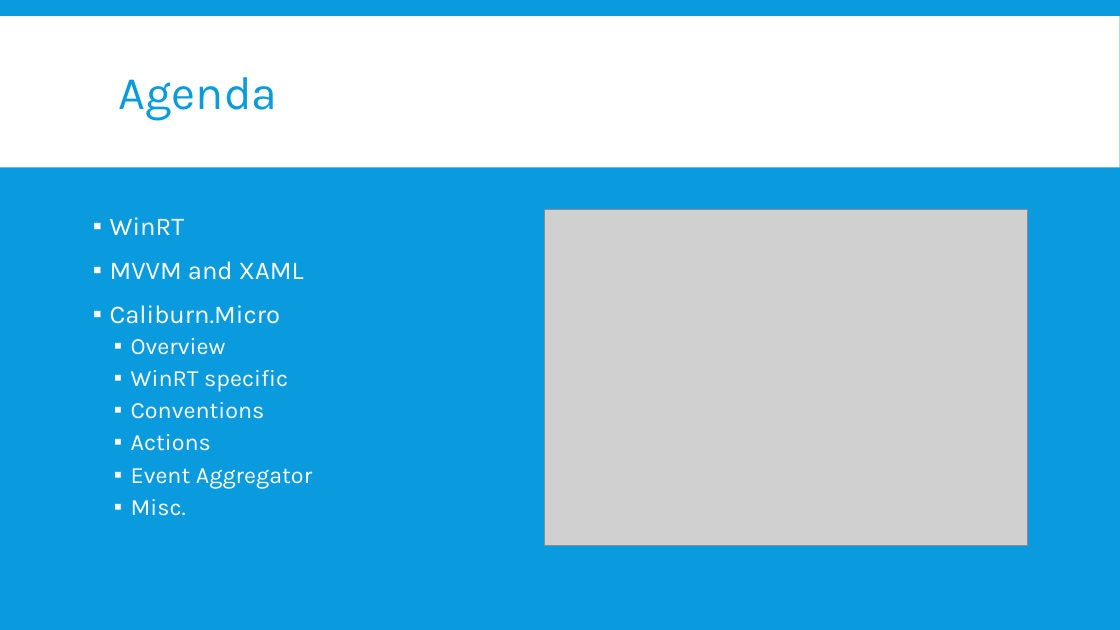
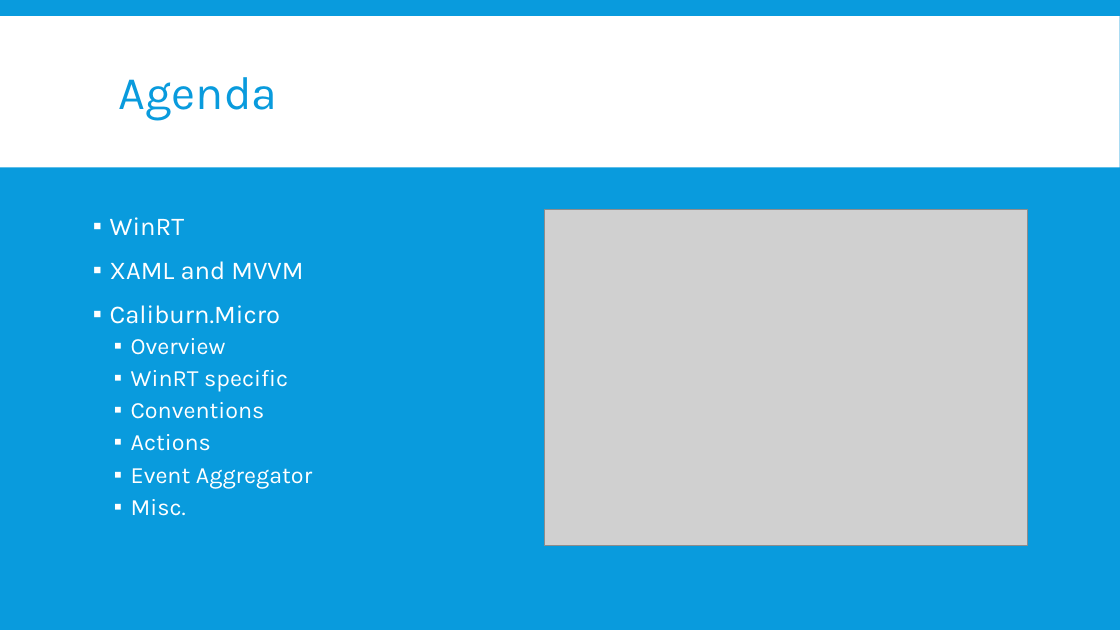
Before and after one commit to kimsk/NashDotNet, a slide deck: slide 2 of WinRT and Caliburn.Micro.pptx. Drawn at 1120x630 pixels with LibreOffice and Linux fonts; fonts in the diff are those of the drawing; grey boxes stand for pictures; background and template pictures are left out. Boxes give left, top, right and bottom in pixels: in the first picture for what was removed or moved away, otherwise in the second. Text is boxed around its words. In the diff, an @@ line names an element or a change of style, - is before the commit and + after.

```diff
--- a/WinRT and Caliburn.Micro.pptx
+++ b/WinRT and Caliburn.Micro.pptx
@@ text at [110,261,303,280]: text changed @@
-▪ MVVM and XAML
+▪ XAML and MVVM
```
Also in this commit, not shown: 4 other slides changed.
